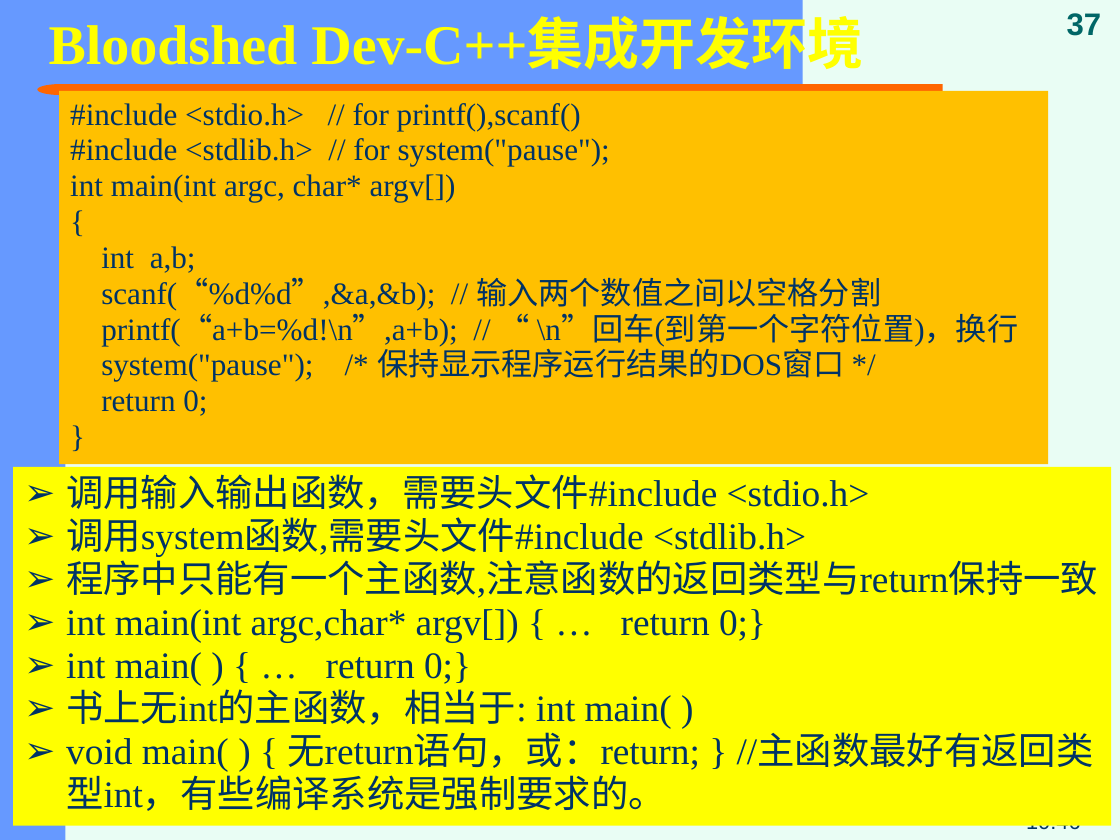
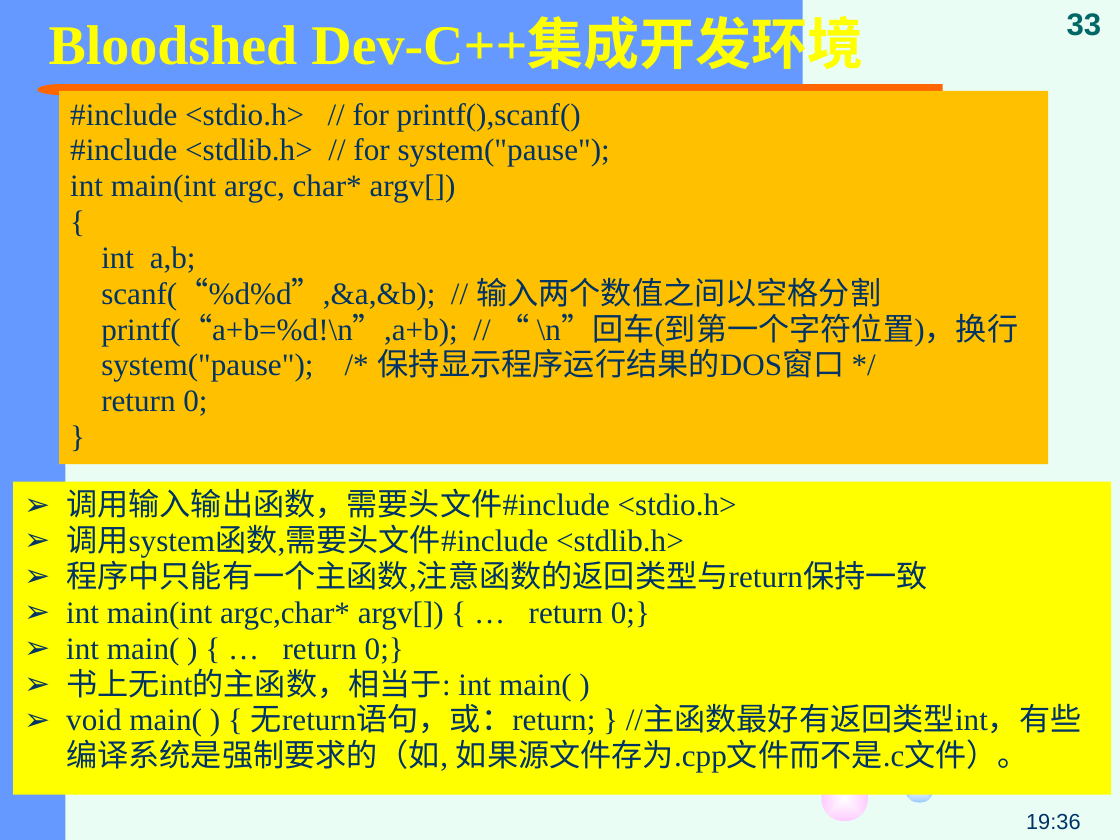
Before and after one commit to jtrfid/C-Repositories, a slide deck: slide 33 of 2016/C语言/课件/第1章 C语言基础.pptx (slide 37 before the commit). Drawn at 1120x840 pixels with LibreOffice and Linux fonts; fonts in the diff are those of the drawing. Boxes give left, top, right and bottom in pixels: in the first picture for what was removed or moved away, otherwise in the second. Text is boxed around its words. In the diff, an @@ line names an element or a change of style, - is before the commit and + after.

```diff
--- a/2016/C语言/课件/第1章 C语言基础.pptx
+++ b/2016/C语言/课件/第1章 C语言基础.pptx
@@ page number at bbox=[1067, 13, 1102, 36]: text changed @@
-37
+33
@@ rectangle "调用输入输出函数，需要头文件#include <stdio.h>": place and size @@
-rectangle "调用输入输出函数，需要头文件#include <stdio.h>" at bbox=[13, 467, 1111, 825]
+rectangle "调用输入输出函数，需要头文件#include <stdio.h>" at bbox=[13, 482, 1111, 794]
@@ text in rectangle at bbox=[66, 488, 927, 700]: size 24 to 20 pt in "调用输入输出函数，需要头文件#include <stdio.h>", "调用system函数,需要头文件#include <stdlib.h>", "程序中只能有一个主函数,注意函数的返回类型与return保持一致", "int main(int argc,char* argv[]) { … return ..." and 2 more places @@
@@ text in rectangle at bbox=[66, 699, 1082, 773]: text changed; size 24 to 20 pt @@
-➢ void main( ) { 无return语句，或：return; } //主函数最好有返回类型int，有些编译系统是强制要求的。
+➢ void main( ) { 无return语句，或：return; } //主函数最好有返回类型int，有些编译系统是强制要求的（如, 如果源文件存为.cpp文件而不是.c文件）。
@@ ellipse added at bbox=[821, 775, 868, 822], fill gradient #FFFFFF to #FFCCFF @@
@@ ellipse added at bbox=[905, 775, 933, 803], fill gradient #FFFFFF to #99CCFF @@
@@ text at bbox=[1026, 813, 1080, 830]: text changed @@
-10:46
+19:36
```
Also in this commit, not shown: 42 other slides changed, 4 slides removed, 4 other files.
